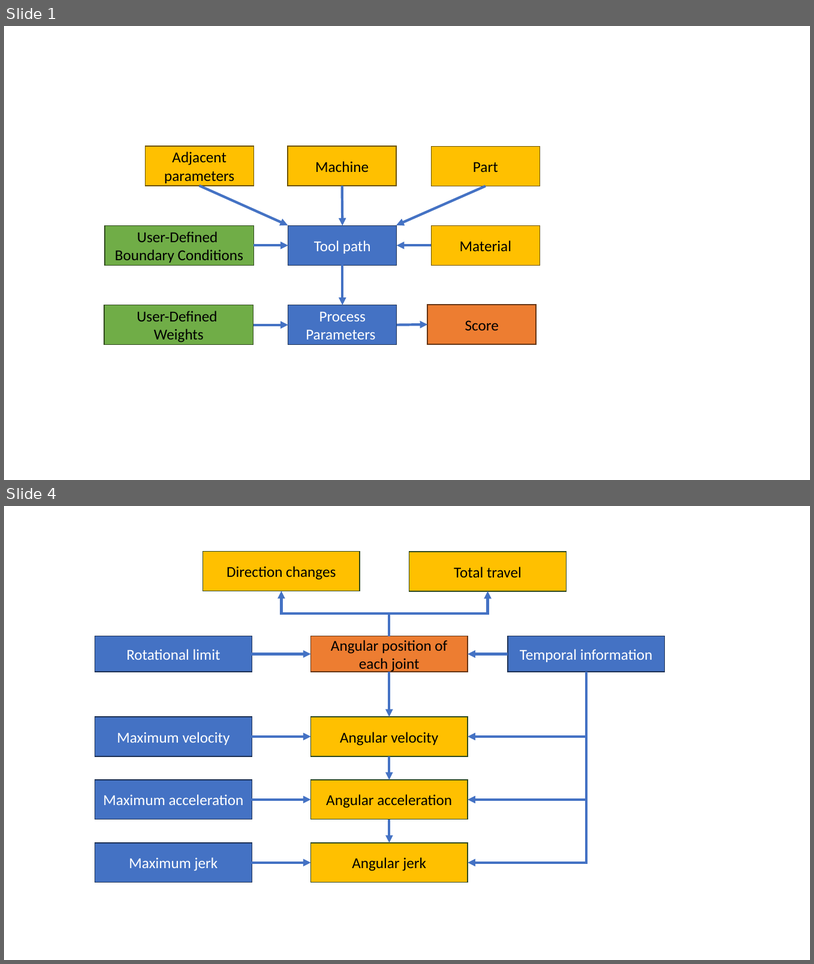
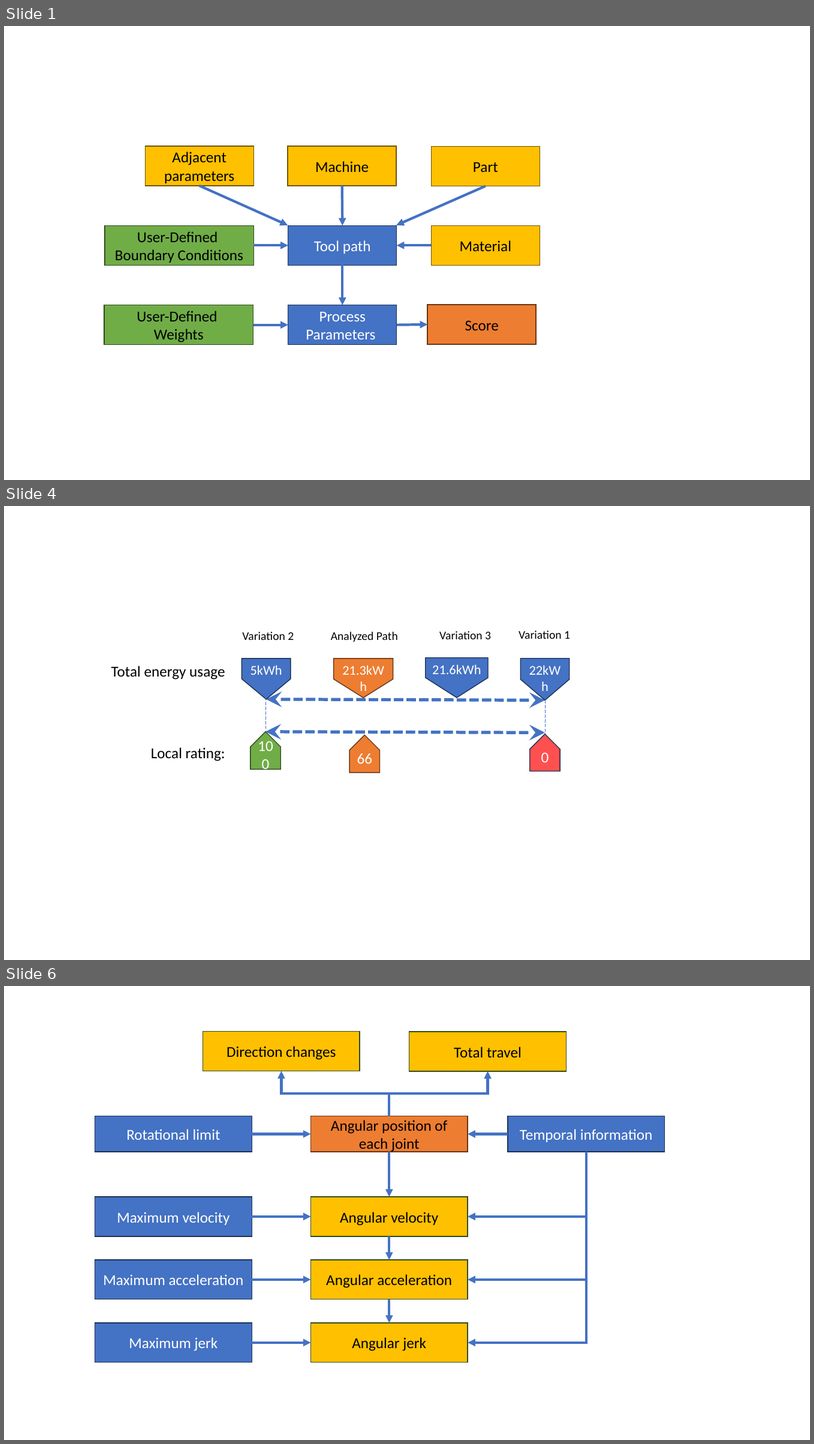
Before and after one commit to JanNalivaika/MASTERS-THESIS, a slide deck: Latex/figures/images.pptx. Shown one above the other, each under a label of ours: slides 1 and 4 before the commit, slides 1, 4 and 6 after it; the slides between them are not shown. The pictures are 814x964 and 814x1444 pixels, drawn with LibreOffice and Linux fonts; fonts in the diff are those of the drawing. Boxes give left, top, right and bottom in pixels: in the first picture for what was removed or moved away, otherwise in the second. Text is boxed around its words. In the diff, an @@ line names an element or a change of style, - is before the commit and + after.

```diff
--- a/Latex/figures/images.pptx
+++ b/Latex/figures/images.pptx
@@ slide 4 added at bbox=[4, 506, 810, 960], background #FFFFFF @@
@@ group added at bbox=[111, 630, 570, 772]: 7 pentagon arrows, 6 texts, 2 double arrows, 2 lines @@
+5kWh
+21.3kWh
+22kWh
+21.6kWh
+100
+0
+Total energy usage
+Analyzed Path
+Variation 3
+Variation 1
+Variation 2
+66
+Local rating:
@@ what was slide 4 is now slide 6 @@
```
Also in this commit, not shown: 4 slides changed, 3 other slides added, 22 other files.
